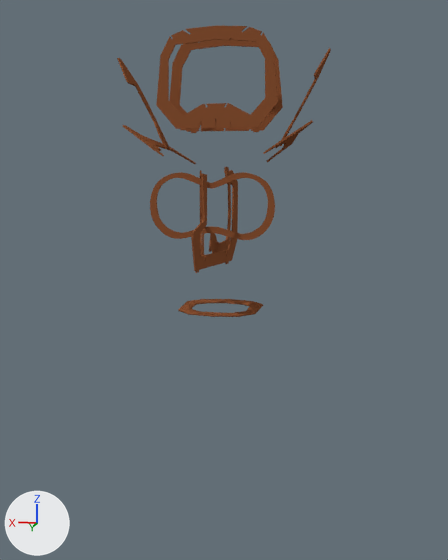
An edit to the Blender file LaserConstructionPlan/snowyOwl_smal.blend, drawn before and after from the same camera.
Rendered twice from a camera (50 mm lens) standing at (-2.49, 12.02, 7.04) and looking at (-0.12, 0.21, 4.99). Every picture has the same lights, and +X, +Y and +Z are marked at lower left.

The older version as bpy lines, for what is in view:
```python
ob_beziercircle_002 = bpy.data.objects.new('BezierCircle.002', cu_beziercircle_001)
ob_beziercircle_002.location = (0.0, 0.45, 3.0)
ob_beziercircle_002.rotation_euler = (-1.571, 1.571, 0.0)  # degrees (-90, 90, 0)
ob_beziercircle_003 = bpy.data.objects.new('BezierCircle.003', cu_beziercircle_002)
ob_beziercircle_003.location = (0.55, 0.0, 3.0)
ob_beziercircle_003.rotation_euler = (0.0, 1.571, 0.0)  # degrees (0, 90, 0)
ob_beziercircle_004 = bpy.data.objects.new('BezierCircle.004', cu_beziercircle_002)
ob_beziercircle_004.location = (-0.5, 0.0, 3.0)
ob_beziercircle_004.rotation_euler = (0.0, 1.571, 0.0)  # degrees (0, 90, 0)
ob_beziercircle_005 = bpy.data.objects.new('BezierCircle.005', cu_neck)
ob_beziercircle_005.location = (0.0, 0.0, 5.3)
ob_beziercircle_007 = bpy.data.objects.new('BezierCircle.007', cu_shoulder)
ob_beziercircle_007.location = (0.0, 0.0, 4.79)
ob_beziercircle_008 = bpy.data.objects.new('BezierCircle.008', cu_shoulder_001)
ob_beziercircle_008.location = (0.0, 0.0, 3.33)
ob_beziercircle_009 = bpy.data.objects.new('BezierCircle.009', cu_wingtip)
ob_beziercircle_009.location = (0.0, -0.03, 1.01)
ob_eyenose_l = bpy.data.objects.new('EyeNose_L', cu_eyenose)
ob_eyenose_l.location = (0.1, 1.82, 5.4)
ob_eyenose_l.rotation_euler = (1.571, 0.0, 1.309)  # degrees (90, 0, 75)
ob_eyes = bpy.data.objects.new('Eyes', cu_eyes)
ob_eyes.location = (0.0, 0.79, 6.46)
ob_eyes.rotation_euler = (1.571, 0.0, 0.0)  # degrees (90, 0, 0)
# also in view: 'BeakToBack' at (0.0, -0.07, 6.28); 'HeadBack' at (0.0, -0.46, 8.78); 'Face' at (0.0, 0.36, 8.78); 'Neck' at (0.0, -0.07, 4.38)
```
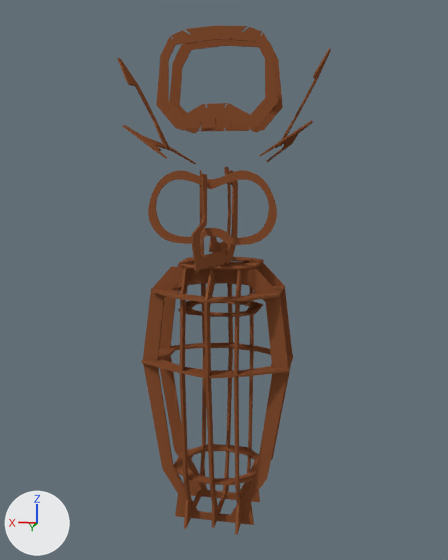
Commit message: eyes on layout

Where the change shows, as pixel boxes (x1, y1, x2, y2) in the pictures (448 x 560 px):
'BezierCircle.002', shown (brown)
    after: (143, 266, 288, 525)
'BezierCircle.001', shown (brown)
    after: (159, 262, 293, 502)
'Eyes', reshaped (10% taller)
    before: (150, 172, 275, 240)
    after: (148, 170, 277, 245)
'BezierCircle', shown (brown)
    after: (204, 261, 233, 528)
'BezierCircle.003', shown (brown)
    after: (179, 263, 206, 529)
'BezierCircle.004', shown (brown)
    after: (234, 263, 254, 534)
'BezierCircle.008', shown (brown)
    after: (141, 343, 293, 379)
'BezierCircle.009', shown (brown)
    after: (174, 444, 259, 485)
'BezierCircle.007', shown (brown)
    after: (153, 282, 284, 303)
'BezierCircle.005', shown (brown)
    after: (178, 257, 264, 270)

The change, as a list of edits to the scene's bpy script:
```text
Change cu_eyes:
    remove _sp.bezier_points.foreach_set('co', [-1.131, 0.242, 0.0, -0.683, 0.6, 0.0, 0.000615, 0.42, 0.0, 0.683, 0.6, 0.0, 1.131, 0.242, 0.0, 0.908, -0.528, 0.0, 0.015, -0.491, 0.0, 0.015, -0.432, 0.0, -0.015, -0.432, 0.0, -0.015, -0.493, 0.0, -0.907, -0.528, 0.0])
    remove _sp.bezier_points.foreach_set('handle_left', [-1.225, -0.0569, 0.0, -0.902, 0.553, 0.0, -0.227, 0.48, 0.0, 0.413, 0.657, 0.0, 1.063, 0.455, 0.0, 1.162, -0.346, 0.0, 0.313, -0.503, 0.0, 0.015, -0.452, 0.0, -0.00502, -0.432, 0.0, -0.015, -0.473, 0.0, -0.624, -0.732, 0.0])
    remove _sp.bezier_points.foreach_set('handle_right', [-1.063, 0.455, 0.0, -0.413, 0.657, 0.0, 0.228, 0.48, 0.0, 0.902, 0.553, 0.0, 1.226, -0.0567, 0.0, 0.625, -0.732, 0.0, 0.015, -0.471, 0.0, 0.00501, -0.432, 0.0, -0.015, -0.452, 0.0, -0.312, -0.505, 0.0, -1.161, -0.345, 0.0])
    remove for _p, _l, _r in zip(_sp.bezier_points, ['AUTO', 'AUTO', 'VECTOR', 'AUTO', 'AUTO', 'AUTO', 'VECTOR', 'VECTOR', 'VECTOR', 'VECTOR', 'AUTO'], ['AUTO', 'AUTO', 'VECTOR', 'AUTO', 'AUTO', 'AUTO', 'VECTOR', 'VECTOR', 'VECTOR', 'VECTOR', 'AUTO']): _p.handle_left_type = _l; _p.handle_right_type = _r
    remove _sp.bezier_points.foreach_set('radius', [1.243, 1.243, 1.243, 1.243, 1.243, 1.243, 1.243, 1.243, 1.243, 1.243, 1.243])
    _sp: cu_eyes.splines.new('BEZIER'); _sp.bezier_points.add(10) -> cu_eyes.splines.new('BEZIER'); _sp.bezier_points.add(12)
    add _sp.bezier_points.foreach_set('co', [-1.116, 0.242, 0.0, -0.683, 0.633, 0.0, 0.000615, 0.489, 0.0, 0.683, 0.633, 0.0, 1.116, 0.242, 0.0, 1.102, -0.451, 0.0, 0.361, -0.696, 0.0, 0.015, -0.544, 0.0, 0.015, -0.506, 0.0, -0.015, -0.506, 0.0, -0.015, -0.544, 0.0, -0.36, -0.696, 0.0, -1.101, -0.451, 0.0])
    add _sp.bezier_points.foreach_set('handle_left', [-1.223, -0.00687, 0.0, -0.903, 0.574, 0.0, -0.237, 0.489, 0.0, 0.42, 0.704, 0.0, 1.026, 0.451, 0.0, 1.263, -0.234, 0.0, 0.665, -0.71, 0.0, 0.207, -0.544, 0.0, 0.015, -0.519, 0.0, -0.00502, -0.506, 0.0, -0.015, -0.532, 0.0, -0.213, -0.689, 0.0, -0.92, -0.696, 0.0])
    add _sp.bezier_points.foreach_set('handle_right', [-1.026, 0.451, 0.0, -0.42, 0.704, 0.0, 0.238, 0.489, 0.0, 0.903, 0.574, 0.0, 1.223, -0.00676, 0.0, 0.921, -0.696, 0.0, 0.214, -0.689, 0.0, 0.015, -0.532, 0.0, 0.00501, -0.506, 0.0, -0.015, -0.519, 0.0, -0.206, -0.544, 0.0, -0.664, -0.71, 0.0, -1.261, -0.234, 0.0])
    add for _p, _l, _r in zip(_sp.bezier_points, ['AUTO', 'AUTO', 'ALIGNED', 'AUTO', 'AUTO', 'AUTO', 'AUTO', 'FREE', 'VECTOR', 'VECTOR', 'VECTOR', 'AUTO', 'AUTO'], ['AUTO', 'AUTO', 'ALIGNED', 'AUTO', 'AUTO', 'AUTO', 'AUTO', 'VECTOR', 'VECTOR', 'VECTOR', 'FREE', 'AUTO', 'AUTO']): _p.handle_left_type = _l; _p.handle_right_type = _r
    add _sp.bezier_points.foreach_set('radius', [1.243, 1.243, 1.243, 1.243, 1.243, 1.243, 1.243, 1.243, 1.243, 1.243, 1.243, 1.243, 1.243])
    where _sp = cu_eyes.splines.new('BEZIER'); _sp.bezier_points.add(7)
    remove _sp.bezier_points.foreach_set('co', [-0.843, 0.455, 0.0, 0.000615, 0.319, 0.0, 0.843, 0.455, 0.0, 1.028, -0.103, 0.0, 0.736, -0.465, 0.0, 0.000615, -0.373, 0.0, -0.735, -0.465, 0.0, -1.028, -0.103, 0.0])
    remove _sp.bezier_points.foreach_set('handle_left', [-1.04, 0.336, 0.0, -0.281, 0.365, 0.0, 0.558, 0.628, 0.0, 1.069, 0.123, 0.0, 0.904, -0.398, 0.0, 0.321, -0.373, 0.0, -0.466, -0.573, 0.0, -0.995, -0.282, 0.0])
    remove _sp.bezier_points.foreach_set('handle_right', [-0.558, 0.628, 0.0, 0.281, 0.365, 0.0, 1.04, 0.336, 0.0, 0.996, -0.282, 0.0, 0.468, -0.574, 0.0, -0.32, -0.373, 0.0, -0.903, -0.398, 0.0, -1.069, 0.123, 0.0])
    remove for _p, _l, _r in zip(_sp.bezier_points, ['AUTO', 'VECTOR', 'AUTO', 'AUTO', 'AUTO', 'ALIGNED', 'AUTO', 'AUTO'], ['AUTO', 'VECTOR', 'AUTO', 'AUTO', 'AUTO', 'ALIGNED', 'AUTO', 'AUTO']): _p.handle_left_type = _l; _p.handle_right_type = _r
    add _sp.bezier_points.foreach_set('co', [-0.822, 0.424, 0.0, 0.000615, 0.307, 0.0, 0.822, 0.424, 0.0, 0.999, -0.307, 0.0, 0.458, -0.576, 0.0, 0.00104, -0.399, 0.0, -0.457, -0.576, 0.0, -0.999, -0.307, 0.0])
    add _sp.bezier_points.foreach_set('handle_left', [-1.065, 0.259, 0.0, -0.0516, 0.307, 0.0, 0.554, 0.606, 0.0, 1.123, -0.0406, 0.0, 0.693, -0.565, 0.0, 0.378, -0.399, 0.0, -0.265, -0.585, 0.0, -0.899, -0.521, 0.0])
    add _sp.bezier_points.foreach_set('handle_right', [-0.554, 0.606, 0.0, 0.0527, 0.307, 0.0, 1.065, 0.26, 0.0, 0.899, -0.52, 0.0, 0.267, -0.585, 0.0, -0.376, -0.399, 0.0, -0.693, -0.565, 0.0, -1.123, -0.0406, 0.0])
    add for _p, _l, _r in zip(_sp.bezier_points, ['AUTO', 'ALIGNED', 'AUTO', 'AUTO', 'AUTO', 'ALIGNED', 'AUTO', 'AUTO'], ['AUTO', 'ALIGNED', 'AUTO', 'AUTO', 'AUTO', 'ALIGNED', 'AUTO', 'AUTO']): _p.handle_left_type = _l; _p.handle_right_type = _r
Change ob_beziercircle_009:
    remove ob_beziercircle_009.hide_set(True)  # its collection is switched off
Change ob_beziercircle_008:
    remove ob_beziercircle_008.hide_set(True)  # its collection is switched off
Change ob_beziercircle_007:
    remove ob_beziercircle_007.hide_set(True)  # its collection is switched off
Change ob_beziercircle_005:
    remove ob_beziercircle_005.hide_set(True)  # its collection is switched off
Change ob_beziercircle_004:
    remove ob_beziercircle_004.hide_set(True)  # its collection is switched off
Change ob_beziercircle_003:
    remove ob_beziercircle_003.hide_set(True)  # its collection is switched off
Change ob_beziercircle_002:
    remove ob_beziercircle_002.hide_set(True)  # its collection is switched off
Change ob_beziercircle_001:
    remove ob_beziercircle_001.hide_set(True)  # its collection is switched off
Change ob_beziercircle:
    remove ob_beziercircle.hide_set(True)  # its collection is switched off
```
